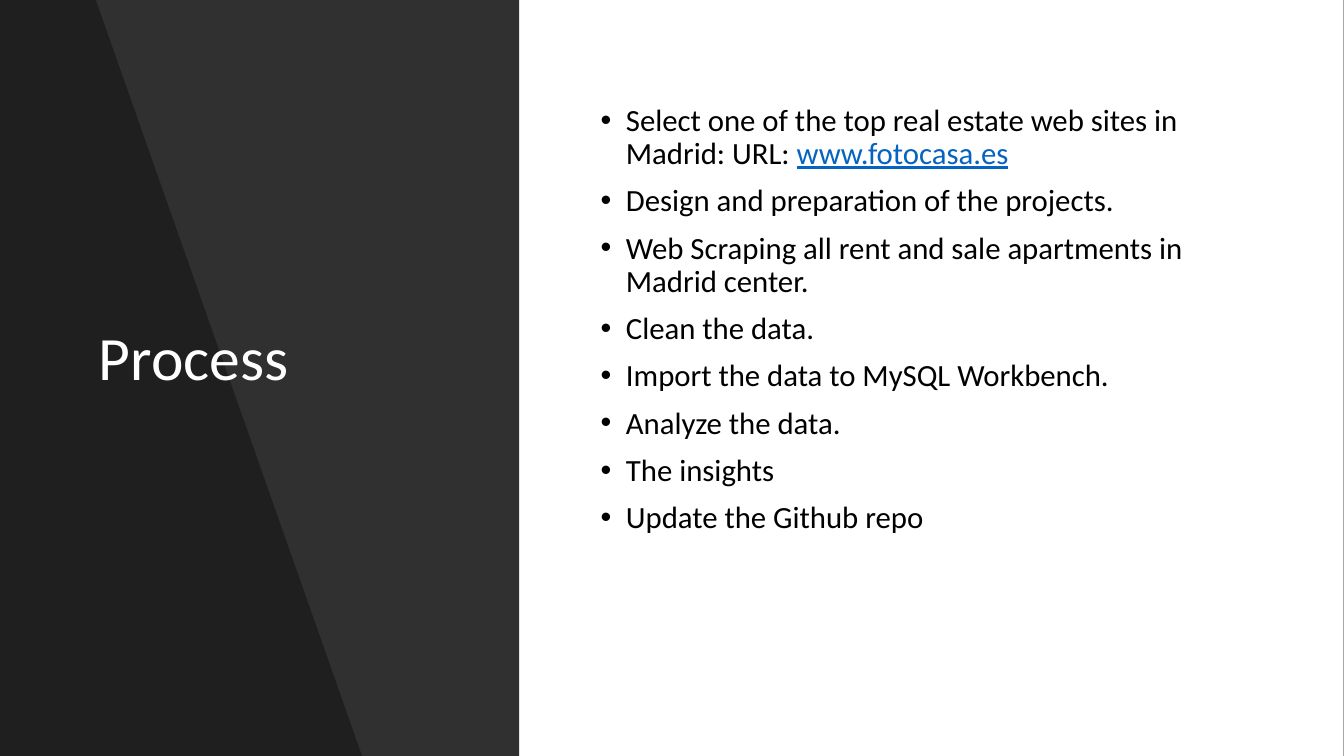
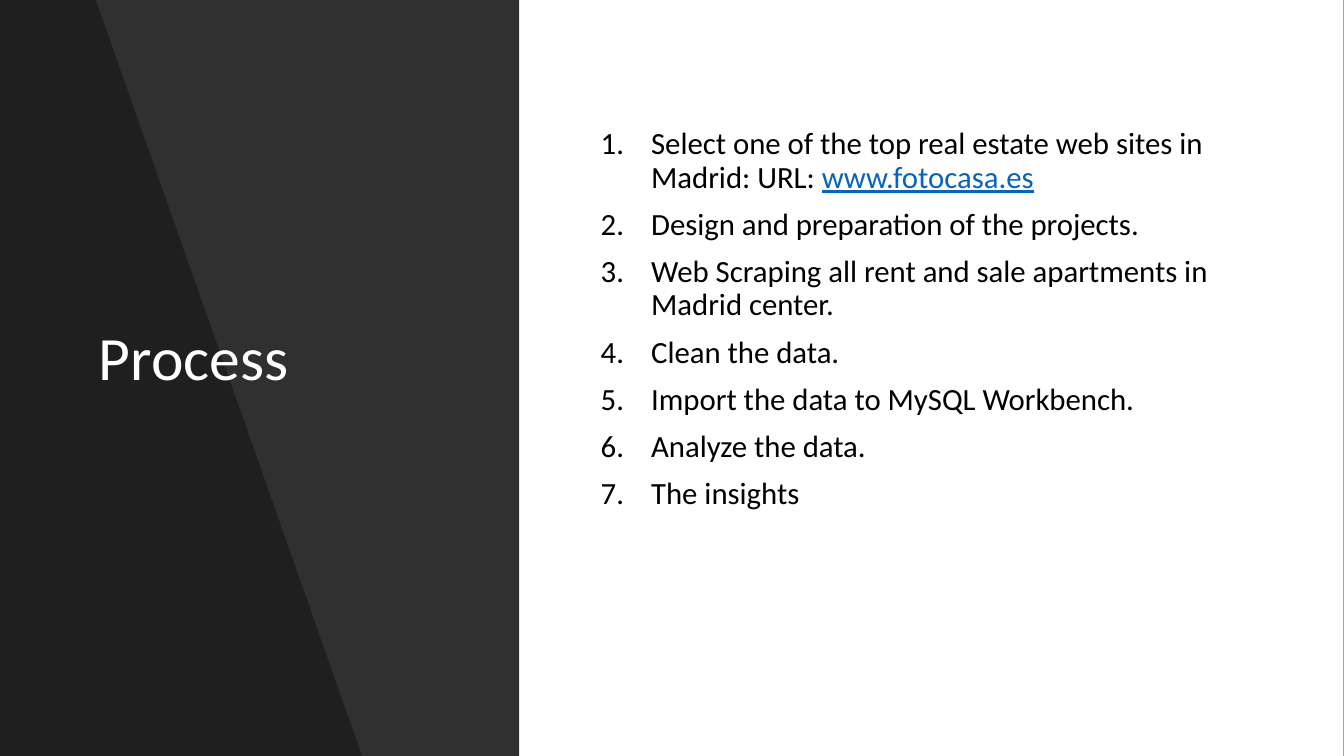
Before and after one commit to isra-st/NewPoPUpStore, a slide deck: slide 4 of New PopUpStore.pptx. Drawn at 1344x756 pixels with LibreOffice and Linux fonts; fonts in the diff are those of the drawing. Boxes give left, top, right and bottom in pixels: in the first picture for what was removed or moved away, otherwise in the second. Text is boxed around its words. In the diff, an @@ line names an element or a change of style, - is before the commit and + after.

Commit message:
Cleanning repo

```diff
--- a/New PopUpStore.pptx
+++ b/New PopUpStore.pptx
@@ text "Select one of the top ..." at [651, 132, 1207, 510]: bullet • to 1. @@
@@ text at [626, 506, 923, 533]: paragraph removed @@
-• Update the Github repo
```
Also in this commit, not shown: 3 other slides changed, 1 slide added, 7 slides removed.
